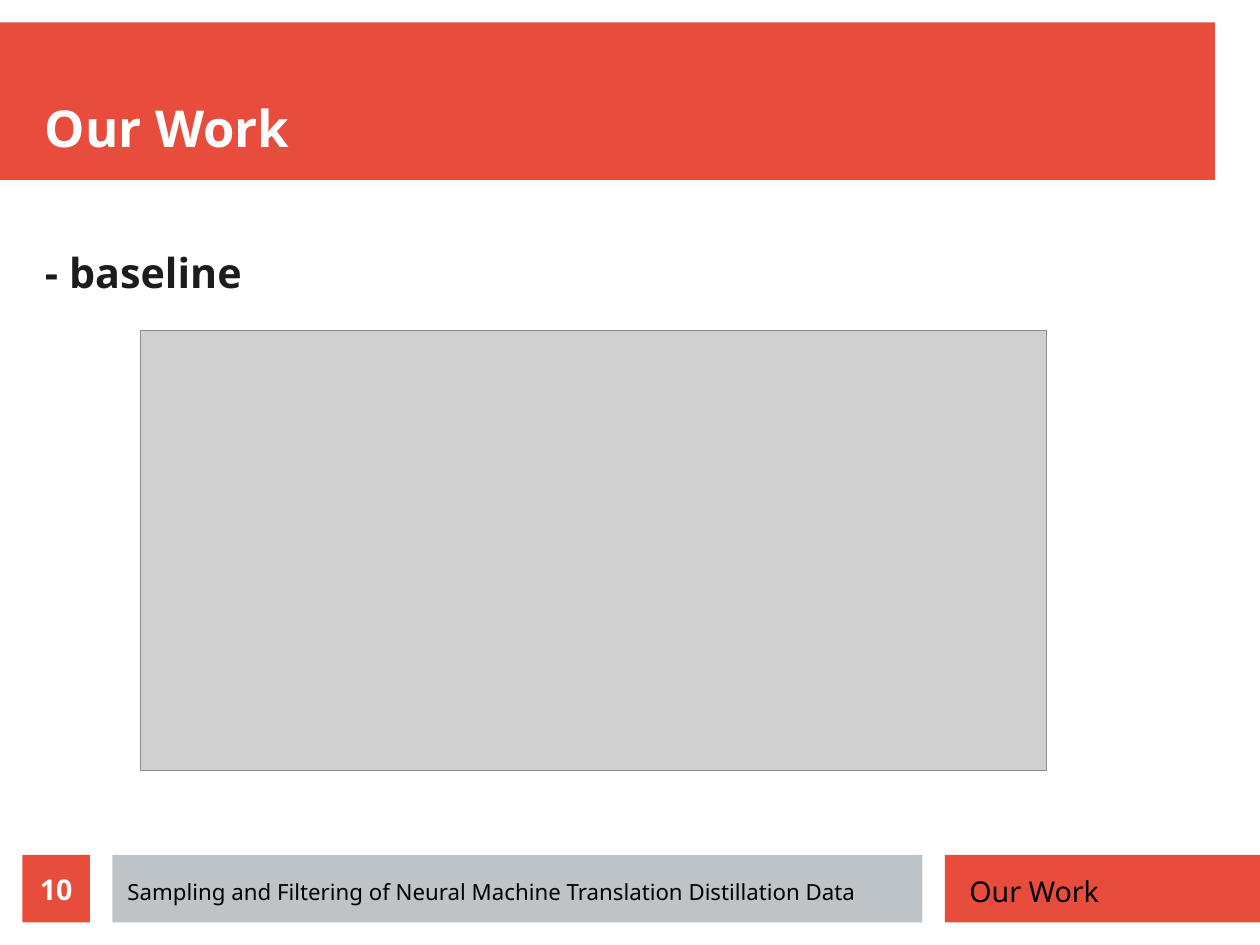
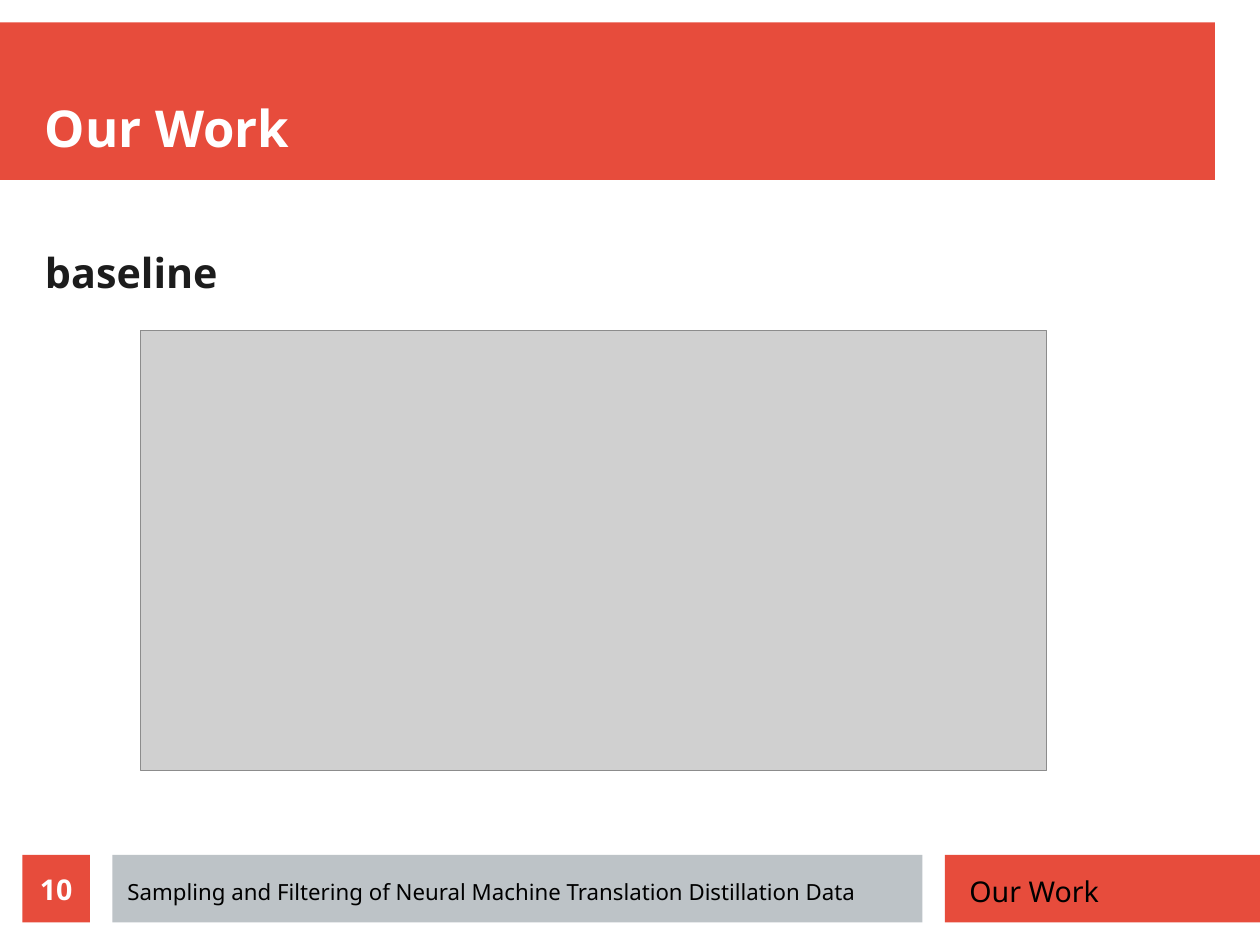
Before and after one commit to zouharvi/reference-mt-distill, a slide deck: slide 10 of meta/final_presentation.odp. Drawn at 1260x945 pixels with LibreOffice and Linux fonts; fonts in the diff are those of the drawing; grey boxes stand for pictures. Boxes give left, top, right and bottom in pixels: in the first picture for what was removed or moved away, otherwise in the second. Text is boxed around its words. In the diff, an @@ line names an element or a change of style, - is before the commit and + after.

```diff
--- a/meta/final_presentation.odp
+++ b/meta/final_presentation.odp
@@ text at (x1=45, y1=256, x2=218, y2=289): text changed @@
-- baseline
+baseline
```
Also in this commit, not shown: 8 other slides changed, 5 slides added.
